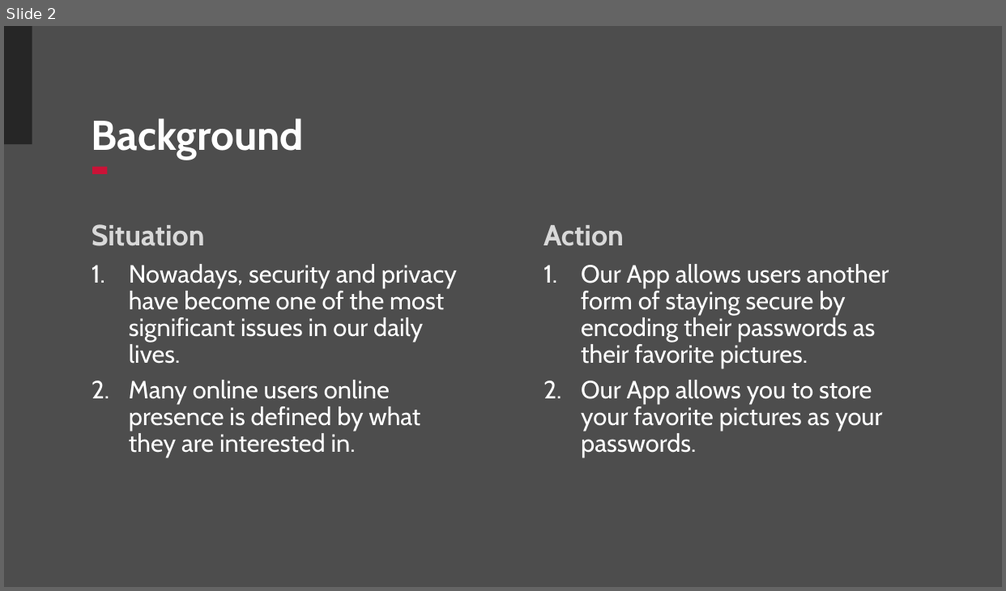
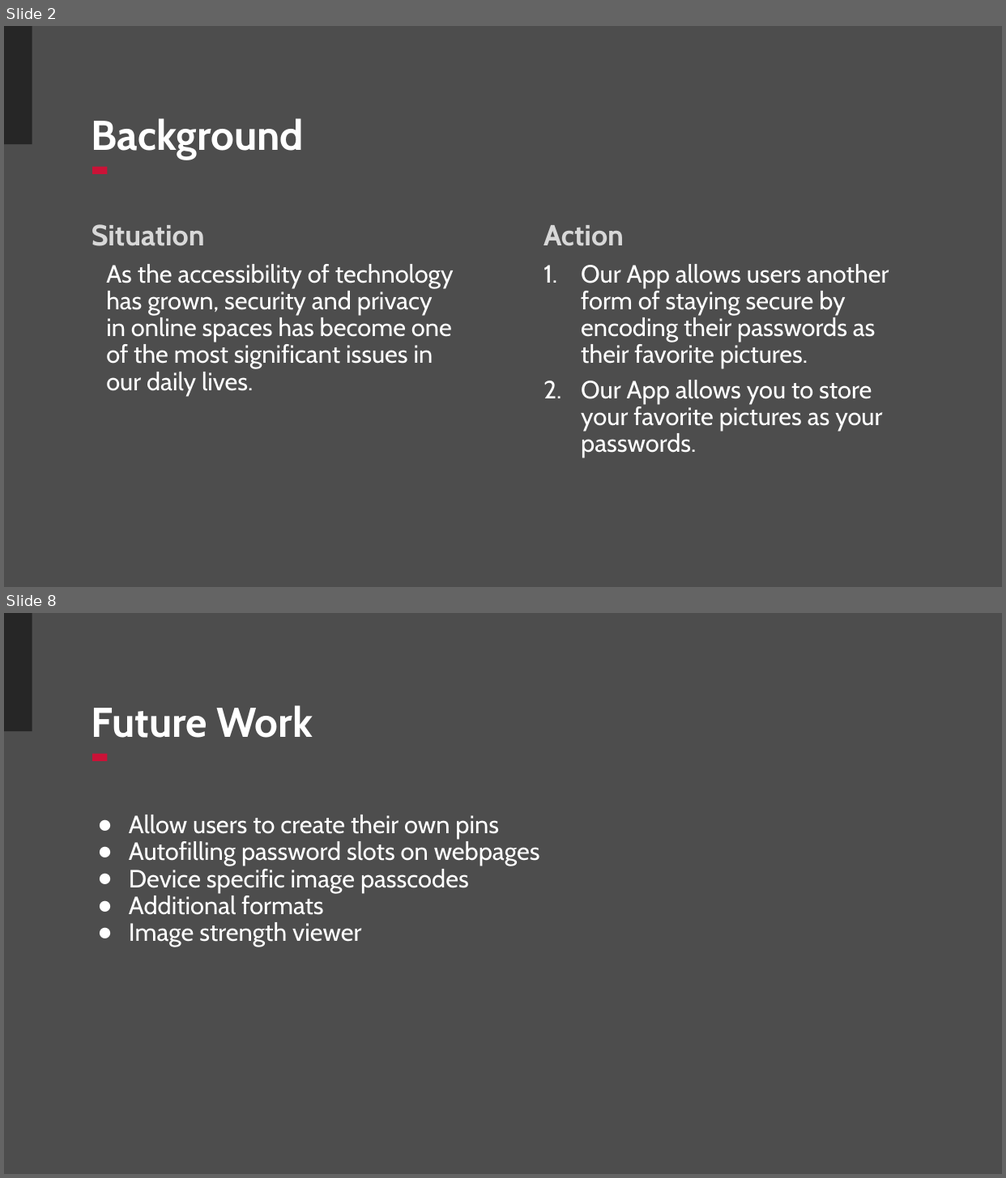
Before and after one commit to nhannguyen111/Steganography-Image-Password, a slide deck: Hackathon 2025 IMGPASS.pptx. Shown one above the other, each under a label of ours: slide 2 before the commit, slides 2 and 8 after it; the slides between them are not shown. The pictures are 1006x591 and 1006x1178 pixels, drawn with LibreOffice and Linux fonts; fonts in the diff are those of the drawing; background and template pictures are left out. Boxes give left, top, right and bottom in pixels: in the first picture for what was removed or moved away, otherwise in the second. Text is boxed around its words. In the diff, an @@ line names an element or a change of style, - is before the commit and + after.

```diff
--- a/Hackathon 2025 IMGPASS.pptx
+++ b/Hackathon 2025 IMGPASS.pptx
@@ slide 8 added at (x1=4, y1=613, x2=1002, y2=1174), background #4D4D4D; not listed: 2 template elements that a slide beside it also shows @@
@@ title added at (x1=91, y1=705, x2=313, y2=738), 40 pt, text #FFFFFF, bold @@
+Future Work
@@ text added at (x1=129, y1=815, x2=540, y2=947), 24 pt, text #FFFFFF @@
+● Allow users to create their own pins
+● Autofilling password slots on webpages
+● Device specific image passcodes
+● Additional formats
+● Image strength viewer
@@ slide 2 changed as well @@
@@ text at (x1=106, y1=264, x2=454, y2=395): text changed @@
-1. Nowadays, security and privacy have become one of the most significant issues in our daily lives.
-2. Many online users online presence is defined by what they are interested in.
+As the accessibility of technology has grown, security and privacy in online spaces has become one of the most significant issues in our daily lives.
```
Also in this commit, not shown: 7 other slides added, 5 slides removed, 1 other file.
